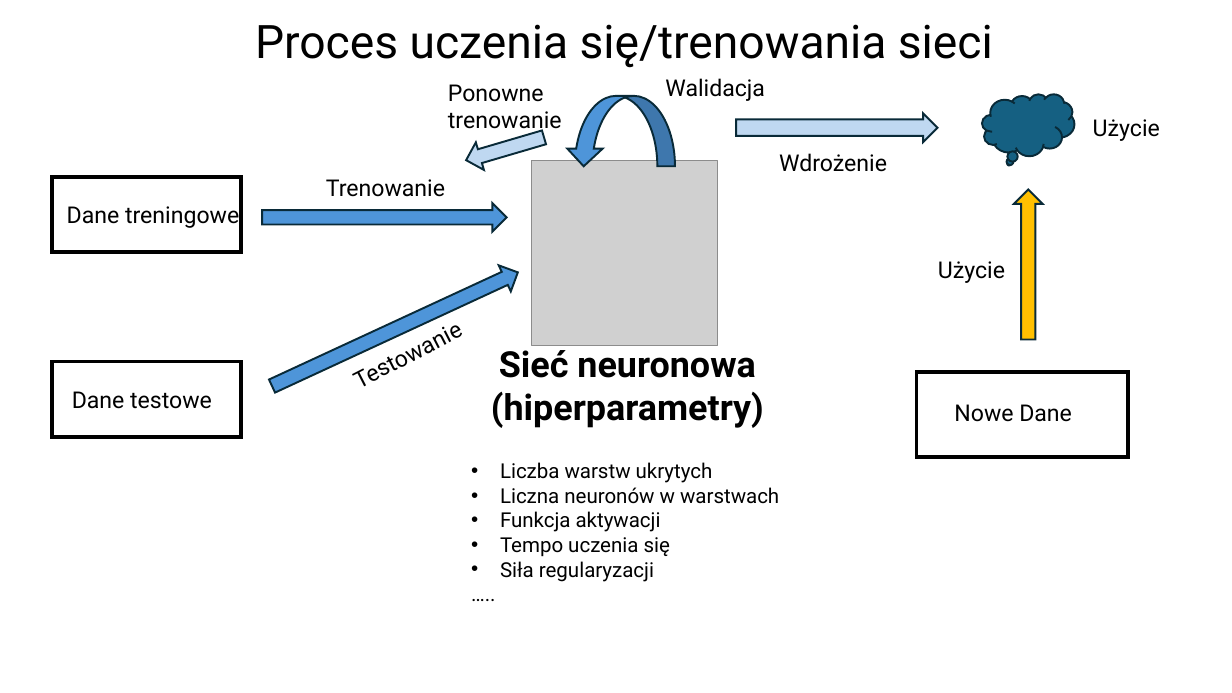
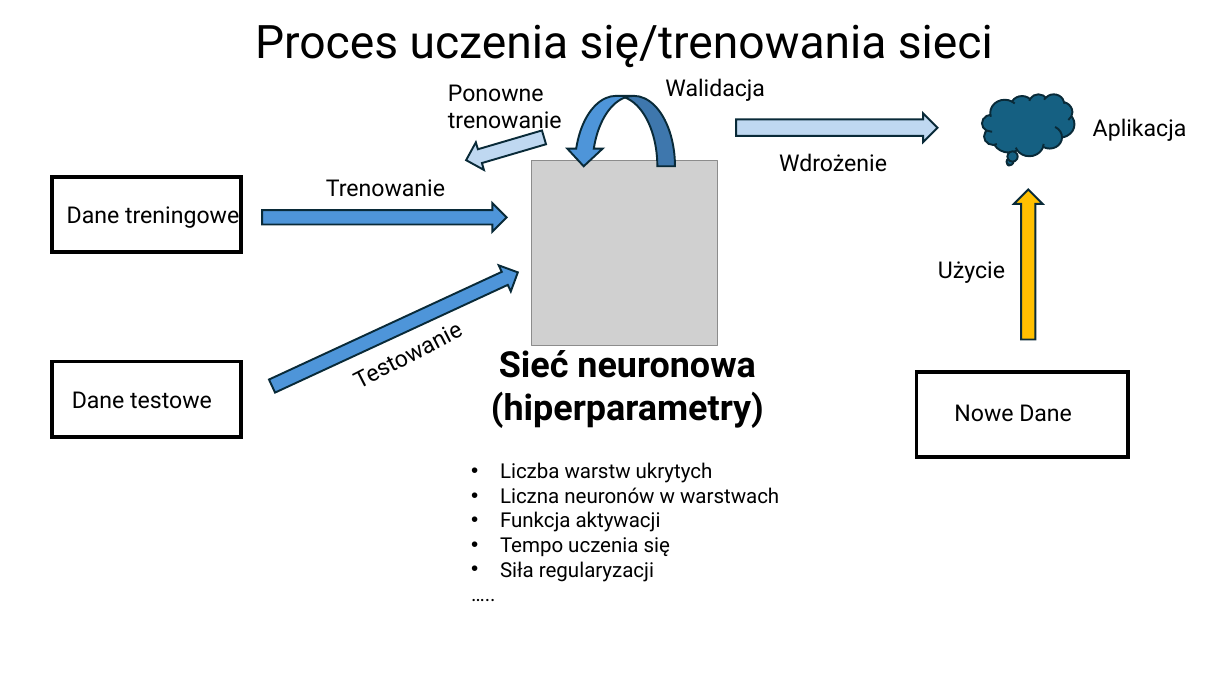
Before and after one commit to zizu1985/Dubois_UczenieMaszynowe_SieciNeuronowe, a slide deck: slide 17 of Uczenie_Maszynowe_Koszalin.pptx. Drawn at 1232x693 pixels with LibreOffice and Linux fonts; fonts in the diff are those of the drawing; grey boxes stand for pictures; background and template pictures are left out. Boxes give left, top, right and bottom in pixels: in the first picture for what was removed or moved away, otherwise in the second. Text is boxed around its words. In the diff, an @@ line names an element or a change of style, - is before the commit and + after.

```diff
--- a/Uczenie_Maszynowe_Koszalin.pptx
+++ b/Uczenie_Maszynowe_Koszalin.pptx
@@ text at [1093,118,1187,141]: text changed @@
-Użycie
+Aplikacja
```
Also in this commit, not shown: 2 other slides changed.
